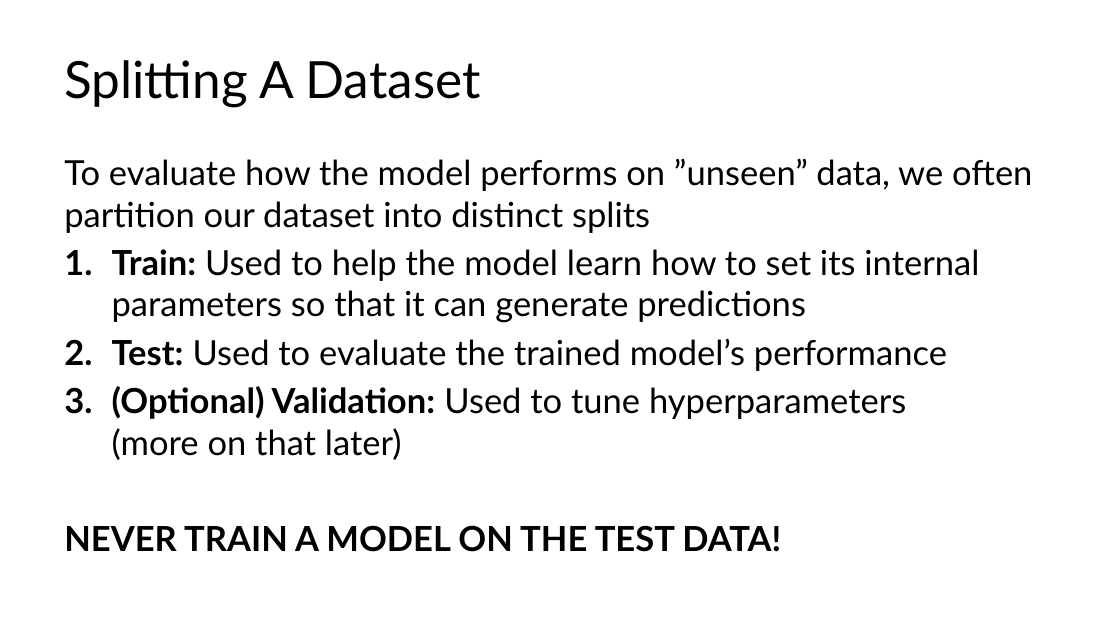
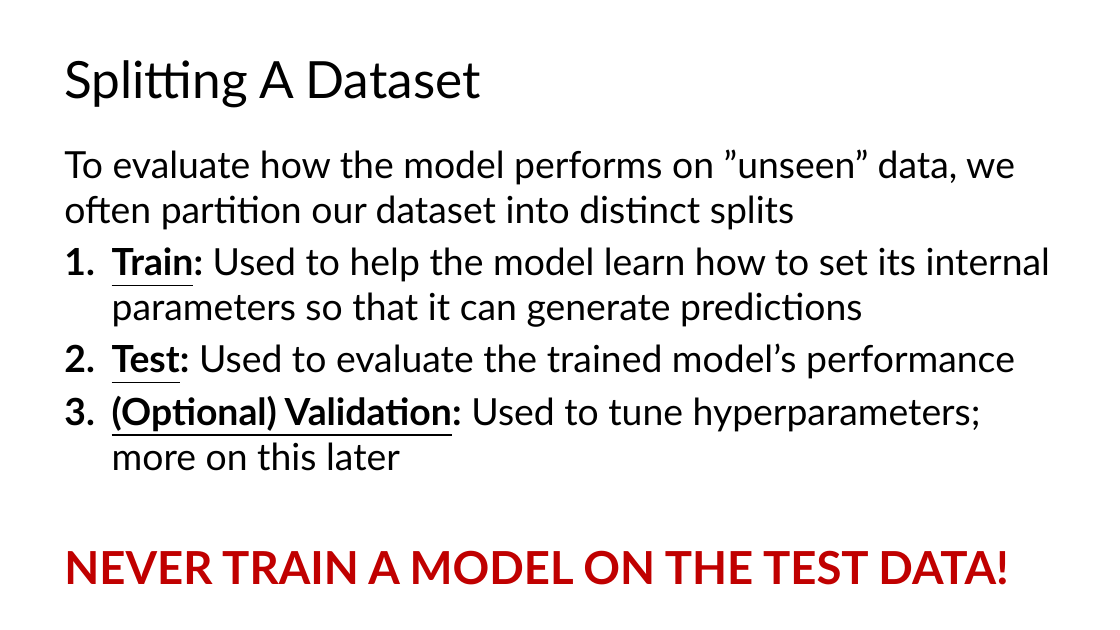
Before and after one commit to C4M-UofT/C4M-UofT.github.io, a slide deck: slide 17 of lectures/module3/3-1_ml_workflow/MachineLearning_tutorial.pptx (slide 16 before the commit). Drawn at 1120x630 pixels with LibreOffice and Linux fonts; fonts in the diff are those of the drawing. Boxes give left, top, right and bottom in pixels: in the first picture for what was removed or moved away, otherwise in the second. Text is boxed around its words. In the diff, an @@ line names an element or a change of style, - is before the commit and + after.

```diff
--- a/lectures/module3/3-1_ml_workflow/MachineLearning_tutorial.pptx
+++ b/lectures/module3/3-1_ml_workflow/MachineLearning_tutorial.pptx
@@ text at (64, 149, 1050, 585): size 29.6 to 32 pt in "To evaluate how the model performs on ...", "Train: Used to help the model learn ...", "Test: Used to evaluate the trained model’s ..."; underline on in "Train:", "Test:"; size 29.6 to 39 pt, text colour #000000 to #C00000 in "NEVER TRAIN A MODEL ON THE TEST ..."; more space between paragraphs @@
@@ text at (112, 396, 981, 471): text changed; size 29.6 to 32 pt @@
-3. (Optional) Validation: Used to tune hyperparameters
-   (more on that later)
+3. (Optional) Validation: Used to tune hyperparameters;
+   more on this later
```
Also in this commit, not shown: 26 other slides changed, 6 slides added, 1 other file.
